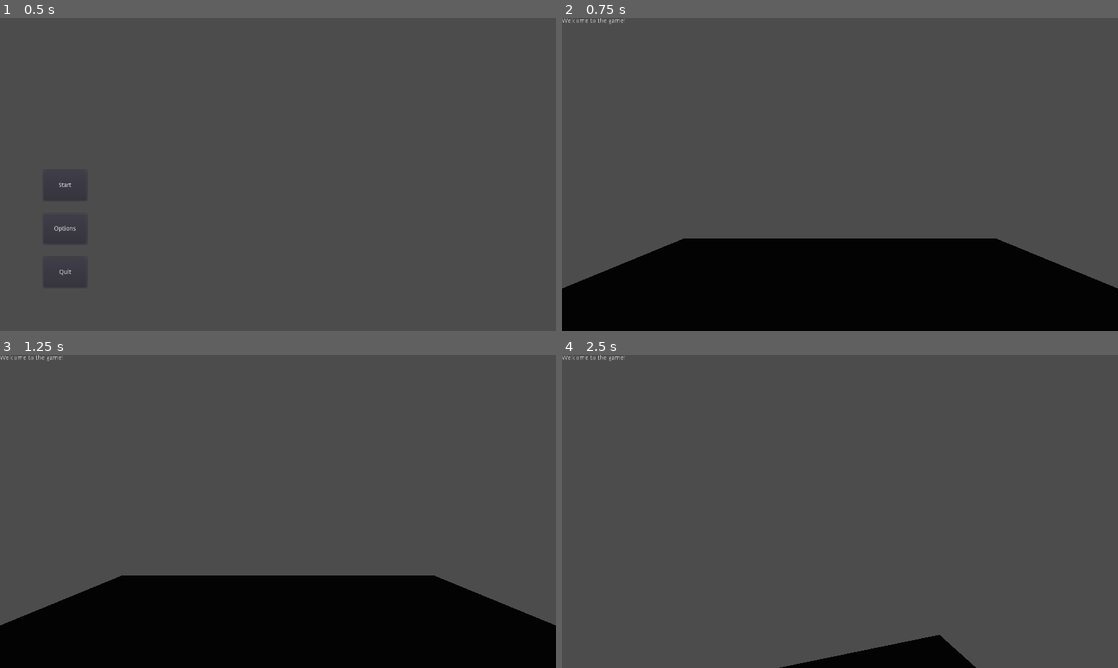
Above: before the commit, frames 1-4 (two rows, left to right).
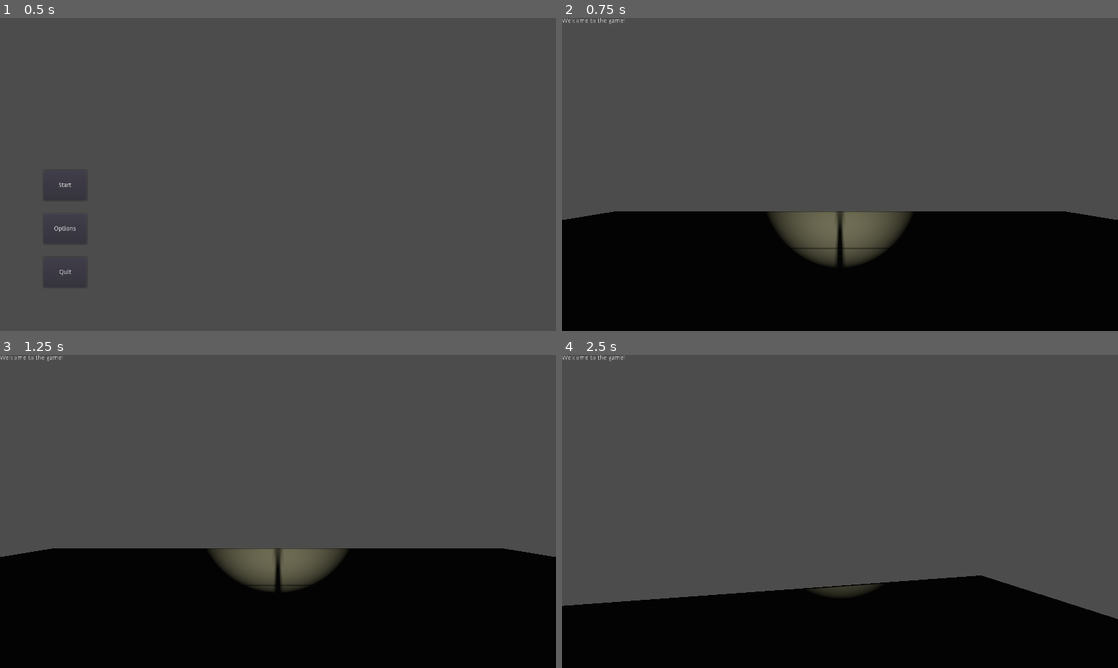
Above: after the commit, the same moments.

Repository: nonagaga/Watery-Grave-3D
Game: Godot game, scene res://Scenes/MainScenes/SceneManager.tscn
Same seed, same stepped clock (60 frames per second), same inputs: the game is played once before the commit and once after it.
Inputs (mouse positions are in pixels of both pictures, inside the frame that each line leads up to):
- Up to frame 1 (0.5 s): no input
- Up to frame 2 (0.75 s): click "Start" at 0.5 s
- Up to frame 3 (1.25 s): no input
- Up to frame 4 (2.5 s): tap Enter at 1.25 s; move the mouse to (867, 511) at 1.27 s; hold Space (swim_up) from 1.28 s (still down); move the mouse to (812, 511) at 2.02 s

Frame 1 is identical in both runs. In frame 2, 12% of the frame differs, in the area x 0-100%, y 61-87%; in frame 3, 11%; in frame 4, 22%, in the area x 0-100%, y 70-100%.

Commit message:
flashlight cool

Diff:
--- a/Scenes/Character/Character.gd
+++ b/Scenes/Character/Character.gd
@@ -3,7 +3,7 @@
 
 export var mouse_sensitivity = 0.03
 
-export var speed = 10
+export var speed = 8
 
 onready var head = $Head
 
@@ -23,12 +23,13 @@
 		head.rotation.x = clamp(head.rotation.x, deg2rad(-89), deg2rad(89))
 
 func _physics_process(delta):
+
 	direction = Vector3()
 
 	direction += head.global_transform.basis.z * ((-Input.get_action_strength("move_forward")) + Input.get_action_strength("move_backward"))
 	direction += head.global_transform.basis.x * (-Input.get_action_strength("move_left")) + head.global_transform.basis.x * Input.get_action_strength("move_right")
 
-	direction.y += Input.get_action_strength("swim_up")
+	direction.y += (Input.get_action_strength("swim_up") - Input.get_action_strength("swim_down"))/1.5
 
 	direction = direction.normalized()
 	h_velocity = h_velocity.linear_interpolate(direction*speed, h_acceleration * delta)
--- a/Scenes/Character/Character.tscn
+++ b/Scenes/Character/Character.tscn
@@ -27,8 +27,3 @@
 
 [node name="Camera" type="Camera" parent="Head"]
 environment = SubResource( 3 )
-fov = 90.0
-
-[node name="SpotLight" type="SpotLight" parent="Head"]
-spot_range = 50.0
-spot_angle = 20.0
--- /dev/null
+++ b/Scenes/Character/FlashLight.gd
@@ -0,0 +1,7 @@
+extends SpotLight
+
+export var light_accel = 8
+onready var head = get_parent().get_node("Character/Head")
+
+func _physics_process(delta):
+	global_transform = global_transform.interpolate_with(head.global_transform, light_accel*delta)
--- /dev/null
+++ b/Scenes/Character/FlashLight.tscn
@@ -0,0 +1,11 @@
+[gd_scene load_steps=2 format=2]
+
+[ext_resource path="res://Scenes/Character/FlashLight.gd" type="Script" id=1]
+
+[node name="FlashLight" type="SpotLight"]
+transform = Transform( 1, 0, 0, 0, 1, 0, 0, 0, 1, 0, 1.51439, 0 )
+light_color = Color( 1, 0.984314, 0.780392, 1 )
+spot_range = 80.0
+spot_attenuation = 2.21914
+spot_angle = 20.0
+script = ExtResource( 1 )
--- a/Scenes/MainScenes/GameScene.tscn
+++ b/Scenes/MainScenes/GameScene.tscn
@@ -1,10 +1,18 @@
-[gd_scene load_steps=5 format=2]
+[gd_scene load_steps=9 format=2]
 
 [ext_resource path="res://Scenes/MainScenes/GameUI.tscn" type="PackedScene" id=1]
 [ext_resource path="res://Scenes/Character/Character.tscn" type="PackedScene" id=2]
+[ext_resource path="res://Assets/Textures/Grid-Level2.png" type="Texture" id=3]
+[ext_resource path="res://Scenes/Character/FlashLight.tscn" type="PackedScene" id=4]
+
+[sub_resource type="SpatialMaterial" id=3]
+albedo_texture = ExtResource( 3 )
 
 [sub_resource type="PlaneMesh" id=1]
-size = Vector2( 20, 20 )
+material = SubResource( 3 )
+size = Vector2( 50, 50 )
+
+[sub_resource type="Skin" id=4]
 
 [sub_resource type="ConcavePolygonShape" id=2]
 data = PoolVector3Array( 10, 0, 10, -10, 0, 10, 10, 0, -10, -10, 0, 10, -10, 0, -10, 10, 0, -10 )
@@ -15,11 +23,59 @@
 
 [node name="MeshInstance" type="MeshInstance" parent="."]
 mesh = SubResource( 1 )
+skin = SubResource( 4 )
 
 [node name="StaticBody" type="StaticBody" parent="MeshInstance"]
 
 [node name="CollisionShape" type="CollisionShape" parent="MeshInstance/StaticBody"]
 shape = SubResource( 2 )
 
+[node name="MeshInstance2" type="MeshInstance" parent="."]
+mesh = SubResource( 1 )
+skin = SubResource( 4 )
+
+[node name="StaticBody" type="StaticBody" parent="MeshInstance2"]
+
+[node name="CollisionShape" type="CollisionShape" parent="MeshInstance2/StaticBody"]
+shape = SubResource( 2 )
+
+[node name="MeshInstance3" type="MeshInstance" parent="."]
+mesh = SubResource( 1 )
+skin = SubResource( 4 )
+
+[node name="StaticBody" type="StaticBody" parent="MeshInstance3"]
+
+[node name="CollisionShape" type="CollisionShape" parent="MeshInstance3/StaticBody"]
+shape = SubResource( 2 )
+
+[node name="MeshInstance4" type="MeshInstance" parent="."]
+mesh = SubResource( 1 )
+skin = SubResource( 4 )
+
+[node name="StaticBody" type="StaticBody" parent="MeshInstance4"]
+
+[node name="CollisionShape" type="CollisionShape" parent="MeshInstance4/StaticBody"]
+shape = SubResource( 2 )
+
+[node name="MeshInstance5" type="MeshInstance" parent="."]
+mesh = SubResource( 1 )
+skin = SubResource( 4 )
+
+[node name="StaticBody" type="StaticBody" parent="MeshInstance5"]
+
+[node name="CollisionShape" type="CollisionShape" parent="MeshInstance5/StaticBody"]
+shape = SubResource( 2 )
+
+[node name="MeshInstance6" type="MeshInstance" parent="."]
+mesh = SubResource( 1 )
+skin = SubResource( 4 )
+
+[node name="StaticBody" type="StaticBody" parent="MeshInstance6"]
+
+[node name="CollisionShape" type="CollisionShape" parent="MeshInstance6/StaticBody"]
+shape = SubResource( 2 )
+
 [node name="Character" parent="." instance=ExtResource( 2 )]
 transform = Transform( 1, 0, 0, 0, 1, 0, 0, 0, 1, 0, 2.58423, 0 )
+
+[node name="FlashLight" parent="." instance=ExtResource( 4 )]
--- a/project.godot
+++ b/project.godot
@@ -52,6 +52,11 @@
 "events": [ Object(InputEventKey,"resource_local_to_scene":false,"resource_name":"","device":0,"alt":false,"shift":false,"control":false,"meta":false,"command":false,"pressed":false,"scancode":0,"physical_scancode":32,"unicode":0,"echo":false,"script":null)
  ]
 }
+swim_down={
+"deadzone": 0.5,
+"events": [ Object(InputEventKey,"resource_local_to_scene":false,"resource_name":"","device":0,"alt":false,"shift":false,"control":false,"meta":false,"command":false,"pressed":false,"scancode":0,"physical_scancode":16777237,"unicode":0,"echo":false,"script":null)
+ ]
+}
 
 [physics]
 
Binary file added: Assets/Textures/Grid-Level2.png
Not shown, added: Assets/Textures/Grid-Level2.png.import
